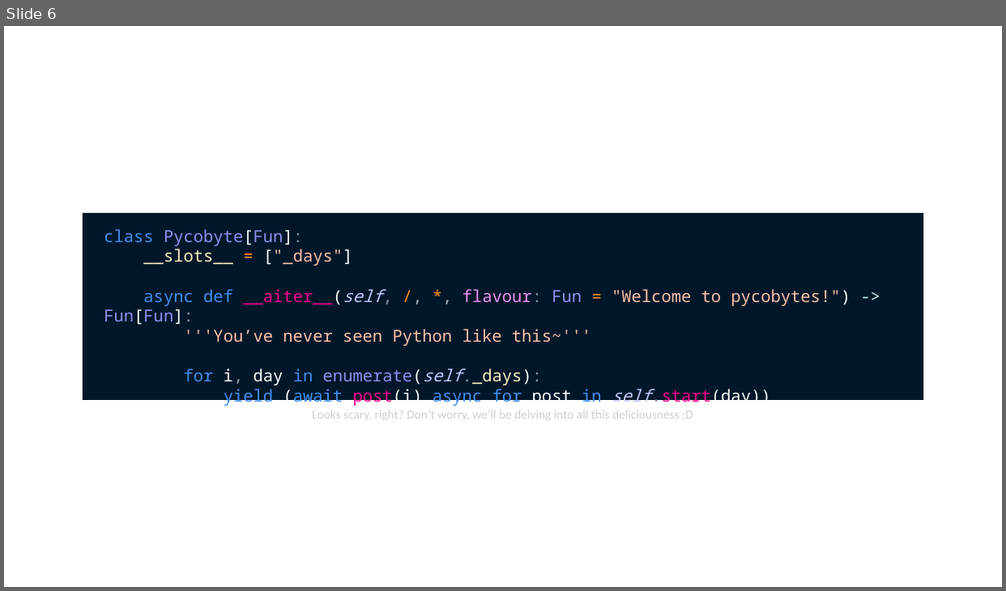
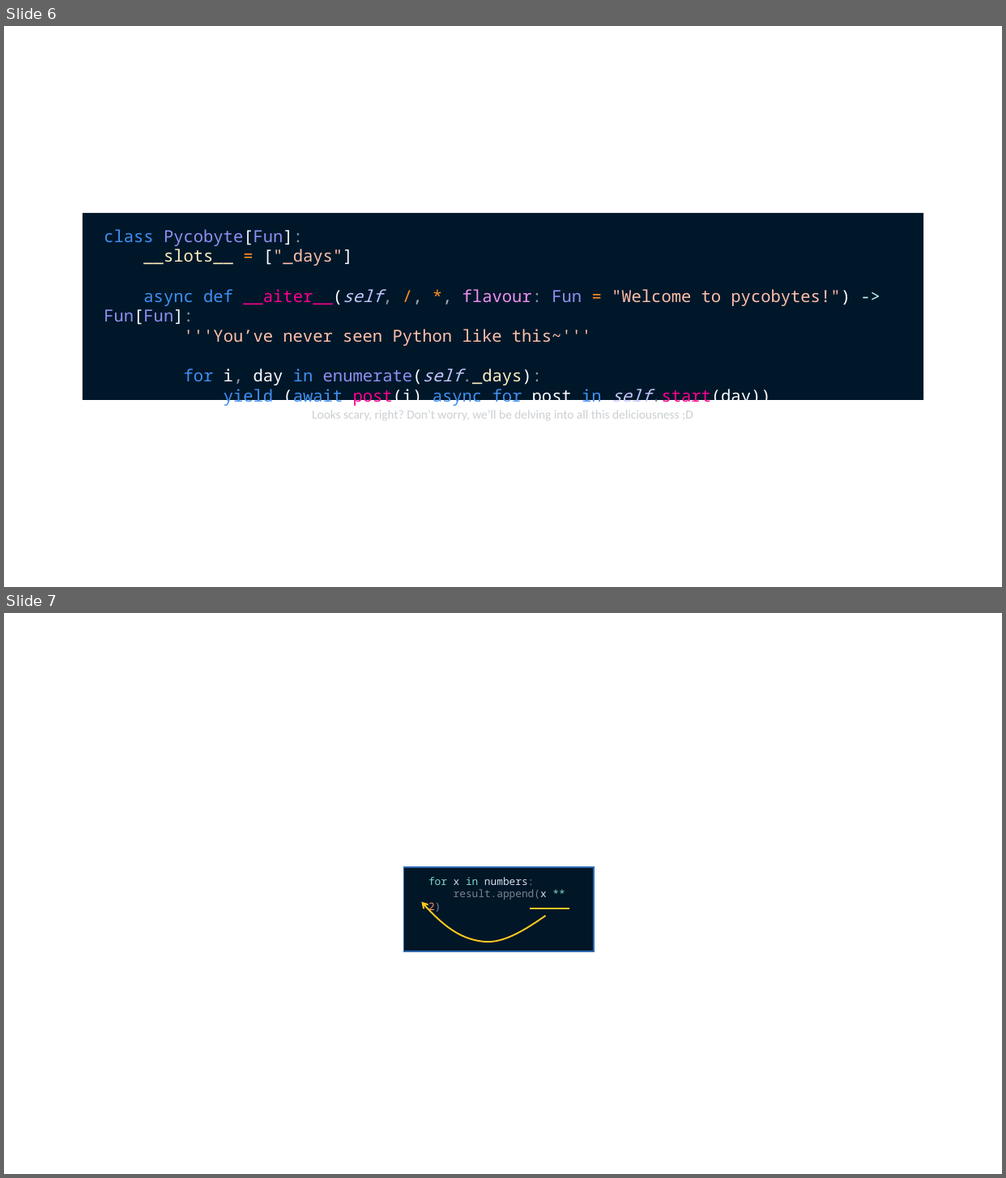
Before and after one commit to Sup2point0/pycobytes, a slide deck: assets/pycobytes.pptx. Shown one above the other, each under a label of ours: slide 6 before the commit, slides 6 and 7 after it. The pictures are 1006x591 and 1006x1178 pixels, drawn with LibreOffice and Linux fonts; fonts in the diff are those of the drawing. Boxes give left, top, right and bottom in pixels: in the first picture for what was removed or moved away, otherwise in the second. Text is boxed around its words. In the diff, an @@ line names an element or a change of style, - is before the commit and + after.

```diff
--- a/assets/pycobytes.pptx
+++ b/assets/pycobytes.pptx
@@ slide 7 added at [4, 613, 1002, 1174], background #FFFFFF @@
@@ rectangle added at [404, 867, 594, 952], fill #011627, outline #2F6BB2 1 pt @@
@@ text added at [428, 877, 547, 913], 10 pt, text #798490 @@
+for x in numbers:
+result.append(x ** 2)
@@ freeform shape added at [422, 902, 546, 943], outline #FFC720 1.5 pt @@
@@ line added from (530, 909) to (570, 909), #FFC720 1 pt @@
```
Also in this commit, not shown: 2 other files.
